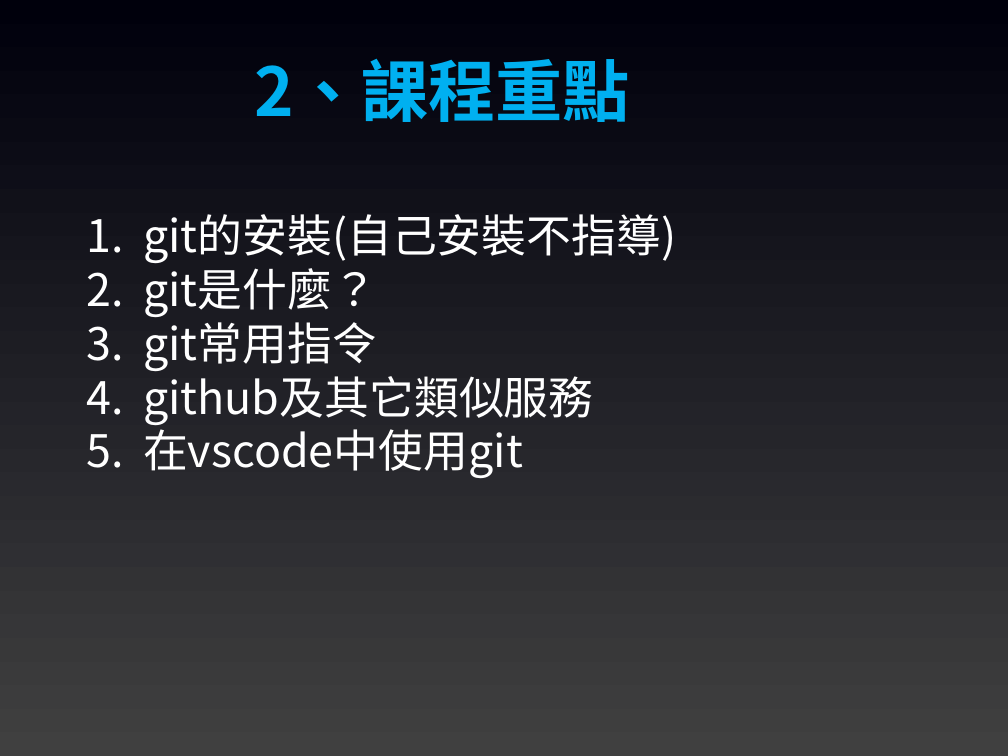
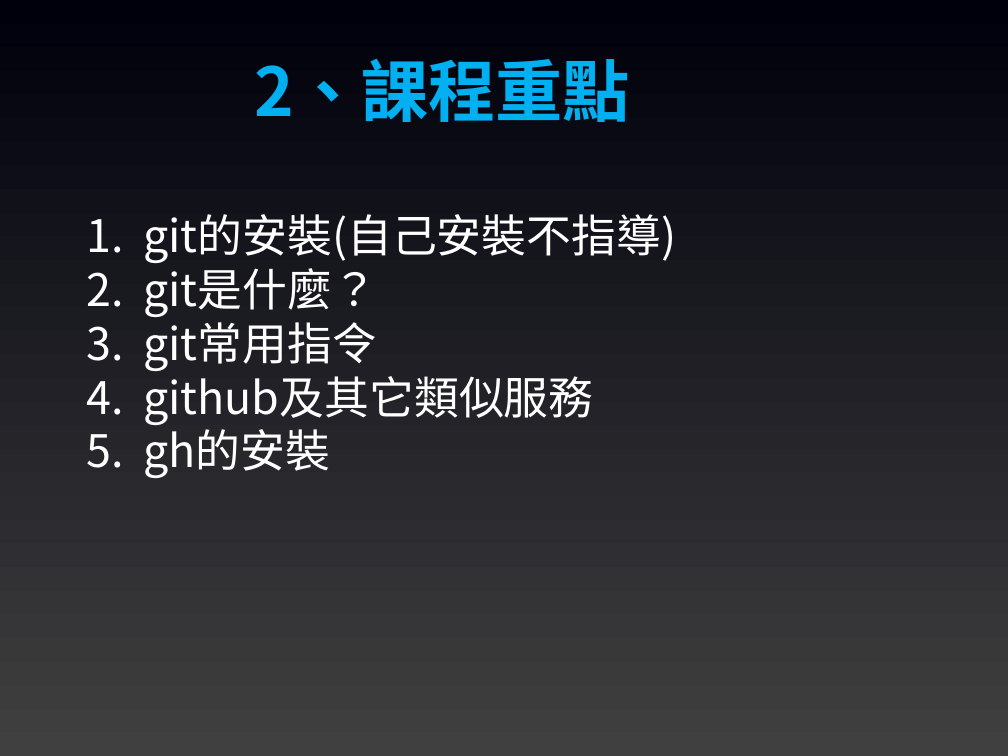
Before and after one commit to joshhu/sculinebot2026-course, a slide deck: slide 2 of Slides/02. 開發環境安裝及測試.pptx. Drawn at 1008x756 pixels with LibreOffice and Linux fonts; fonts in the diff are those of the drawing. Boxes give left, top, right and bottom in pixels: in the first picture for what was removed or moved away, otherwise in the second. Text is boxed around its words. In the diff, an @@ line names an element or a change of style, - is before the commit and + after.

```diff
--- a/Slides/02. 開發環境安裝及測試.pptx
+++ b/Slides/02. 開發環境安裝及測試.pptx
@@ text at (143,422,330,478): text changed @@
-5. 在vscode中使用git
+5. gh的安裝
```
Also in this commit, not shown: 1 other slide changed, 16 other files.
